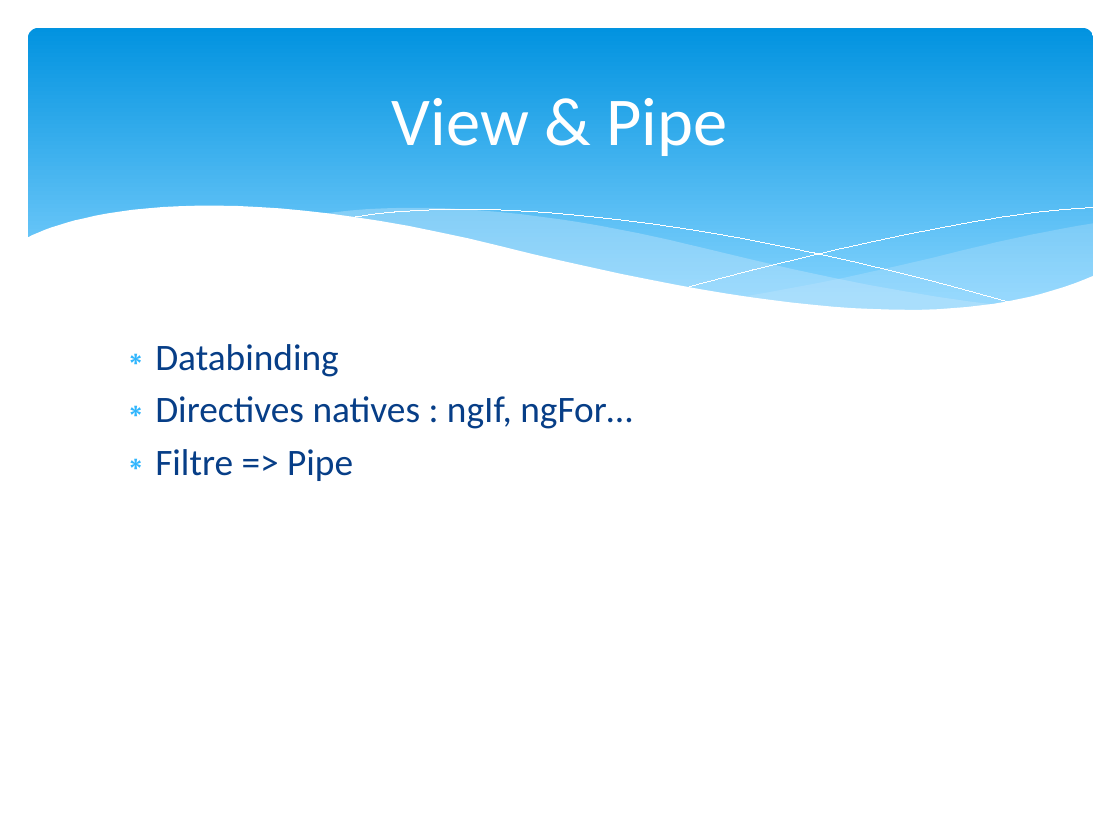
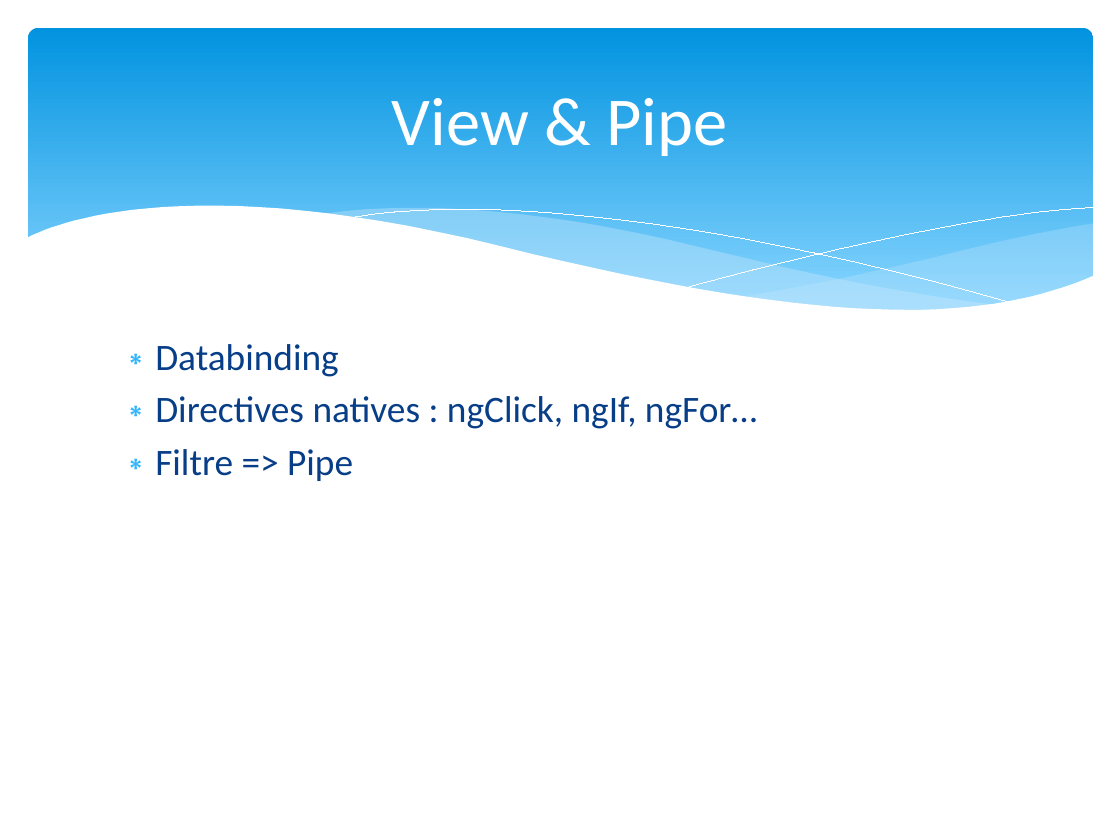
Before and after one commit to dalabord/ng-formation, a slide deck: slide 14 of formation_Angular.pptx. Drawn at 1120x840 pixels with LibreOffice and Linux fonts; fonts in the diff are those of the drawing. Boxes give left, top, right and bottom in pixels: in the first picture for what was removed or moved away, otherwise in the second. Text is boxed around its words. In the diff, an @@ line names an element or a change of style, - is before the commit and + after.

```diff
--- a/formation_Angular.pptx
+++ b/formation_Angular.pptx
@@ text at box(155, 396, 757, 429): text changed @@
-∗ Directives natives : ngIf, ngFor…
+∗ Directives natives : ngClick, ngIf, ngFor…
```
Also in this commit, not shown: 4 other slides changed, 1 slide added, 1 slide removed, 48 other files.
